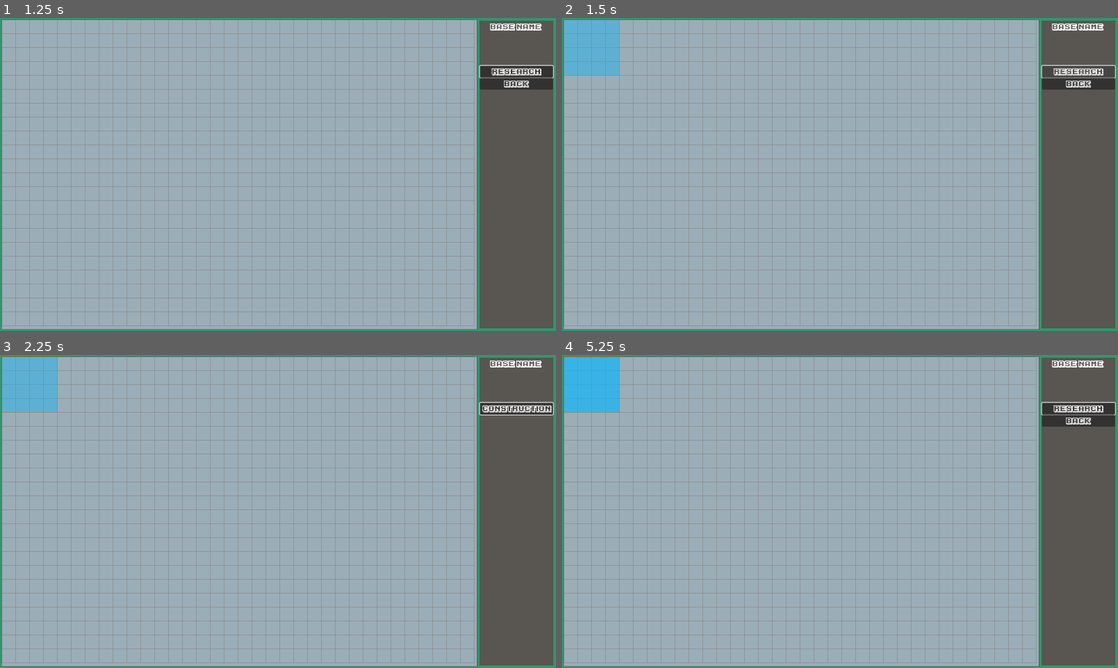
Above: before the commit, frames 1-4 (two rows, left to right).
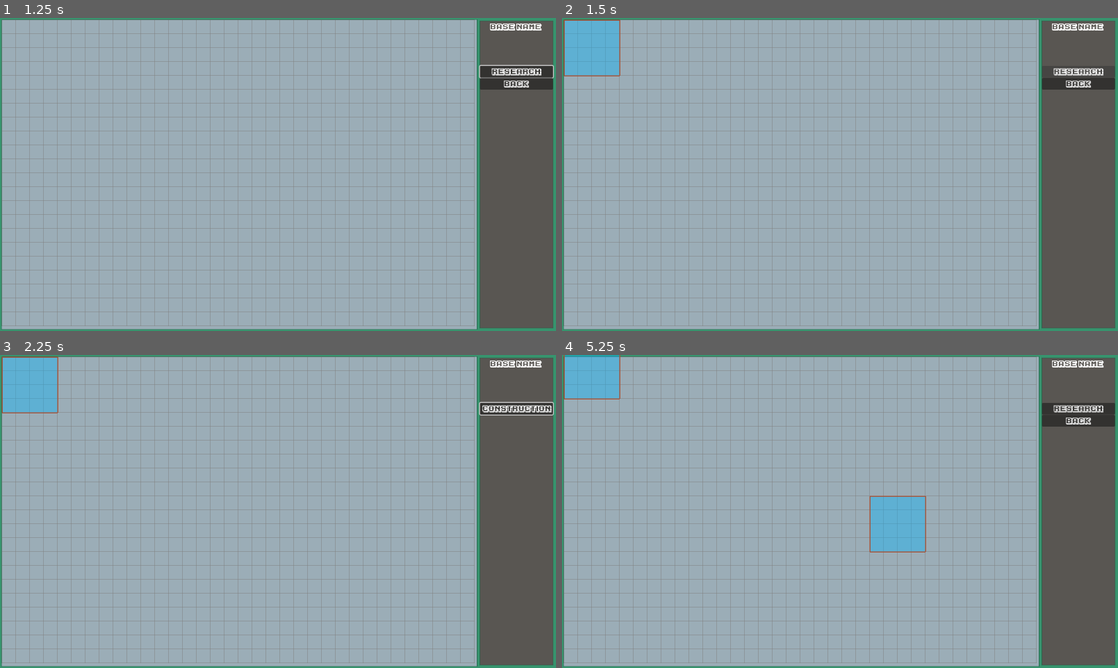
Above: after the commit, the same moments.

Repository: mmyumu/OVNI-godot
Game: Godot game, scene res://base/main.tscn
Two runs of this game, one before a commit and one after it. Both use one fixed random seed, a clock stepped at 60 frames per second and the inputs below. This scene is started directly instead of the project's main scene.
Inputs (mouse positions are in pixels of both pictures, inside the frame that each line leads up to):
- Up to frame 1 (1.25 s): click "Construction" at 0.5 s
- Up to frame 2 (1.5 s): click "Research" at 1.25 s
- Up to frame 3 (2.25 s): click "Back" at 2 s
- Up to frame 4 (5.25 s): tap Enter at 2.75 s; move the mouse to (962, 495) at 2.77 s; hold Right (move_right) 2.78-3.53 s; hold Space (shoot) 2.78-3.53 s; click (962, 495) at 2.92 s; move the mouse to (728, 527) at 3.52 s; hold Down (move_down) 3.53-4.28 s; tap Space (shoot) at 3.6, 5.1 s; move the mouse to (895, 442) at 4.27 s; hold Right (move_right) 4.28-5.03 s; hold Space (shoot) 4.28-5.03 s; move the mouse to (812, 574) at 5.02 s; hold Up (move_up) from 5.03 s (still down); click (812, 574) at 5.17 s

Frame 1 is identical in both runs. In frame 2, 0.2% of the frame differs, in the area x 0-100%, y 0-20%; in frame 3, less than 0.1%; in frame 4, 3.8%, in the area x 0-100%, y 0-64%.

Commit message:
Draw grid, move construction

Diff:
--- a/base/base.gd
+++ b/base/base.gd
@@ -26,20 +26,89 @@
 		thickness = value
 		queue_redraw()
 
+@export var placing_input_timeout: float = 0.1
+
+var base_layout
+var deadzone: float = 0.5
+var is_placing: bool = false
+var can_use_placing_input: bool = true
+var construction: Construction
+
+signal placing_over()
+
+
+func _ready():
+	base_layout = create_map(20, 15)
+	$PlacingInputTimer.wait_time = placing_input_timeout
+
 func _draw():
 	draw_grid()
+
+func _process(delta):
+	if is_placing and can_use_placing_input:
+		_placing_input()
+
+func _placing_input():
+	var v_x = Input.get_axis("move_left", "move_right")
+	var v_y = Input.get_axis("move_up", "move_down")
+
+	if abs(v_x) or abs(v_y) > deadzone:
+		if abs(v_x) > abs(v_y):
+			if v_x > 0:
+				construction.move_right(width, height, grid_step)
+				lock_placing_input()
+			elif v_x < 0:
+				construction.move_left(width, height, grid_step)
+				lock_placing_input()
+		elif abs(v_y) > abs(v_x):
+			if v_y > 0:
+				construction.move_down(width, height, grid_step)
+				lock_placing_input()
+			elif v_y < 0:
+				construction.move_up(width, height, grid_step)
+				lock_placing_input()
+
+func _input(event):
+	if is_placing:
+		if event.is_action_pressed("validate_placing"):
+			construction.validate_placing(grid_step)
+		elif event.is_action_pressed("cancel_placing"):
+			construction.cancel_placing()
+			is_placing = false
+			placing_over.emit()
 
 func draw_grid():
 	draw_horizontal_lines()
 	draw_vertical_lines()
 
 func draw_horizontal_lines():
+#	pass
 	for y in range(0, height + 1, grid_step):
 		draw_line(Vector2(0, y), Vector2(width, y), color, thickness)
 
 func draw_vertical_lines():
+#	pass
 	for x in range(0, width + 1, grid_step):
 		draw_line(Vector2(x, 0), Vector2(x, height), color, thickness)
 
-func set_placing(construction: Construction):
-	add_child(construction)
+func set_placing(construction_to_place: Construction):
+	construction = construction_to_place
+	is_placing = true
+	add_child(construction_to_place)
+
+func lock_placing_input():
+	can_use_placing_input = false
+	$PlacingInputTimer.start()
+
+func _on_input_timer_timeout():
+	can_use_placing_input = true
+
+func create_map(w, h):
+	var map = []
+
+	for x in range(w):
+		var col = []
+		col.resize(h)
+		map.append(col)
+
+	return map
--- a/base/base.tscn
+++ b/base/base.tscn
@@ -4,3 +4,8 @@
 
 [node name="Base" type="Node2D"]
 script = ExtResource("1_sx10j")
+
+[node name="PlacingInputTimer" type="Timer" parent="."]
+wait_time = 0.1
+
+[connection signal="timeout" from="PlacingInputTimer" to="." method="_on_input_timer_timeout"]
--- a/base/base_menu.gd
+++ b/base/base_menu.gd
@@ -9,12 +9,15 @@
 func _ready():
 	display_root_menu()
 
+func set_last_focus():
+	last_focus_control.grab_focus()
+
 func _on_construction_pressed():
 	$RootMenu.hide()
 	$ConstructionMenu.show()
 
 	$ConstructionMenu/ResearchFacility.grab_focus()
-#	last_focus_control = $ConstructionMenu/ResearchFacility
+	last_focus_control = $ConstructionMenu/ResearchFacility
 
 func _on_back_pressed():
 	display_root_menu()
@@ -26,7 +29,6 @@
 	$RootMenu/Construction.grab_focus()
 	last_focus_control = $RootMenu/Construction
 
-
 func _on_research_facility_pressed():
 	last_focus_control.release_focus()
 	construction_selected.emit(research_facility_scene)
--- a/base/constructions/construction.gd
+++ b/base/constructions/construction.gd
@@ -1,9 +1,9 @@
 @tool
 class_name Construction extends Polygon2D
 
-@export var outLine: Color = Color(0,0,0):
+@export var outline: Color = Color("a75236"):
 	set(value):
-		outLine = value
+		outline = value
 		queue_redraw()
 
 @export var width: float = 2.0:
@@ -11,17 +11,78 @@
 		width = value
 		queue_redraw()
 
+
+var layout = [[0, 1, 0],
+			  [1, 1, 1],
+			  [0, 1, 0]]
+
+var layout_polygon = Polygon2D.new()
+
+#func _ready():
+#	var cell_size = 10
+##	var polygons = []
+#
+#	var packed_poly
+#	for row in range(len(layout)):
+#		for col in range(len(layout[row])):
+#			if layout[row][col] == 1:
+#				print("Add cell %s,%s" % [row, col])
+##				var new_packed_poly = Polygon2D.new()
+#				var new_packed_poly = PackedVector2Array([
+#					Vector2(row * cell_size - cell_size / 2, col * cell_size - cell_size / 2),
+#					Vector2(row * cell_size - cell_size / 2, col * cell_size + cell_size / 2),
+#					Vector2(row * cell_size + cell_size / 2, col * cell_size + cell_size / 2),
+#					Vector2(row * cell_size + cell_size / 2, col * cell_size - cell_size / 2),
+#				])
+#
+#				if !packed_poly:
+#					packed_poly = new_packed_poly
+#				else:
+#					packed_poly = Geometry2D.merge_polygons(packed_poly, new_packed_poly)
+#
+#				var zepoly = Polygon2D.new()
+#				zepoly.set_polygon(packed_poly)
+#				add_child(zepoly)
+##				polygons.append(poly)
+#	set_polygon(packed_poly)
+#	print("ready set poly")
+##	add_child(layout_polygon)
+#
+#
+##				add_child(poly)
+##	poly.set_polygon(PackedVector2Array([Vector2(40, 40),
+##								  Vector2(40, 50),
+##								  Vector2(50, 50),
+##								  Vector2(50, 40)
+##								]))
+
 func _draw():
 	var poly = get_polygon()
 	for i in range(1 , poly.size()):
-		draw_line(poly[i-1] , poly[i], outLine , width)
-	draw_line(poly[poly.size() - 1] , poly[0], outLine , width)
+		print("draw line %s" % i)
+		draw_line(poly[i-1] , poly[i], outline , width)
+	draw_line(poly[poly.size() - 1] , poly[0], outline , width)
 
 func set_placing_mode():
 	# Blink/low opacity?
 	print("placing mode enabled")
 
-func placed():
+func move_right(width: int, height: int, grid_step: int):
+	position.x += grid_step
+
+func move_left(width: int, height: int, grid_step: int):
+	position.x -= grid_step
+
+func move_up(width: int, height: int, grid_step: int):
+	position.y -= grid_step
+
+func move_down(width: int, height: int, grid_step: int):
+	position.y += grid_step
+
+func validate_placing(grid_step: int):
 	# Stop blinking/strong opacity?
 	# Play construction sound
-	print("placed")
+	print("validate placing")
+
+func cancel_placing():
+	queue_free()
--- /dev/null
+++ b/base/constructions/research_facility.bak2.gd
@@ -0,0 +1,2 @@
+@tool
+extends Construction
--- /dev/null
+++ b/base/constructions/research_facility.bak2.tscn
@@ -0,0 +1,7 @@
+[gd_scene load_steps=2 format=3 uid="uid://dmfrpwgnos4na"]
+
+[ext_resource type="Script" path="res://base/constructions/research_facility.bak2.gd" id="1_rhlc8"]
+
+[node name="ResearchFacility" type="Polygon2D"]
+polygon = PackedVector2Array(0, 0)
+script = ExtResource("1_rhlc8")
--- a/base/constructions/research_facility.tscn
+++ b/base/constructions/research_facility.tscn
@@ -1,11 +1,9 @@
 [gd_scene load_steps=2 format=3 uid="uid://5rud03wcahv0"]
 
-[ext_resource type="Script" path="res://base/constructions/research_facility.gd" id="1_mb4ni"]
+[ext_resource type="Script" path="res://base/constructions/research_facility.gd" id="1_gsqu1"]
 
 [node name="ResearchFacility" type="Polygon2D"]
 position = Vector2(64, 64)
 color = Color(0, 0.716667, 1, 0.392157)
 polygon = PackedVector2Array(-64, -64, 64, -64, 64, 64, -64, 64)
-script = ExtResource("1_mb4ni")
-outLine = Color(0.784314, 0.435294, 0.223529, 1)
-width = 1.0
+script = ExtResource("1_gsqu1")
--- a/base/main.gd
+++ b/base/main.gd
@@ -1,7 +1,10 @@
 extends Node
-
 
 func _on_base_menu_construction_selected(construction_scene):
 	var construction = construction_scene.instantiate()
 	construction.set_placing_mode()
 	$Base.set_placing(construction)
+
+
+func _on_base_placing_over():
+	$BaseMenu.set_last_focus()
--- a/base/main.tscn
+++ b/base/main.tscn
@@ -13,6 +13,9 @@
 
 [node name="Base" parent="." instance=ExtResource("3_vl7ke")]
 position = Vector2(5, 5)
+width = null
+height = null
+placing_input_timeout = 0.05
 
 [node name="BaseNameLabel" type="Label" parent="."]
 offset_left = 1128.0
@@ -25,4 +28,5 @@
 [node name="BaseMenu" parent="." instance=ExtResource("5_20fy7")]
 position = Vector2(1105, 110)
 
+[connection signal="placing_over" from="Base" to="." method="_on_base_placing_over"]
 [connection signal="construction_selected" from="BaseMenu" to="." method="_on_base_menu_construction_selected"]
--- a/project.godot
+++ b/project.godot
@@ -87,3 +87,13 @@
 "events": [Object(InputEventJoypadButton,"resource_local_to_scene":false,"resource_name":"","device":-1,"button_index":8,"pressure":0.0,"pressed":true,"script":null)
 ]
 }
+validate_placing={
+"deadzone": 0.5,
+"events": [Object(InputEventJoypadButton,"resource_local_to_scene":false,"resource_name":"","device":-1,"button_index":0,"pressure":0.0,"pressed":true,"script":null)
+]
+}
+cancel_placing={
+"deadzone": 0.5,
+"events": [Object(InputEventJoypadButton,"resource_local_to_scene":false,"resource_name":"","device":-1,"button_index":1,"pressure":0.0,"pressed":true,"script":null)
+]
+}
